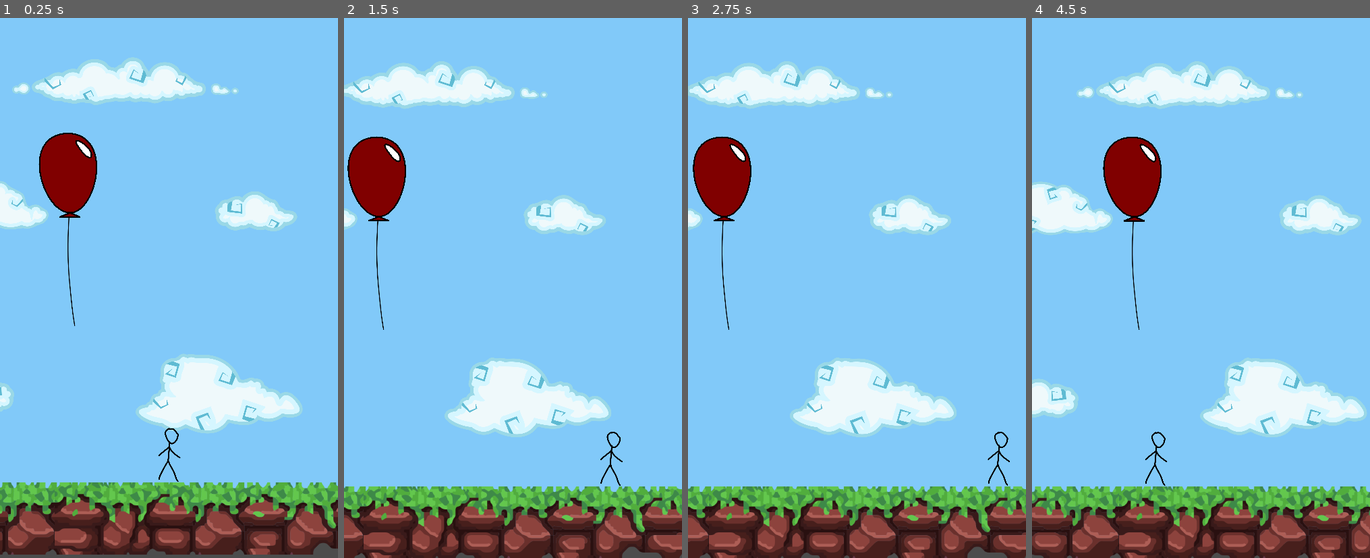
Above: before the commit, frames 1-4 (left to right).
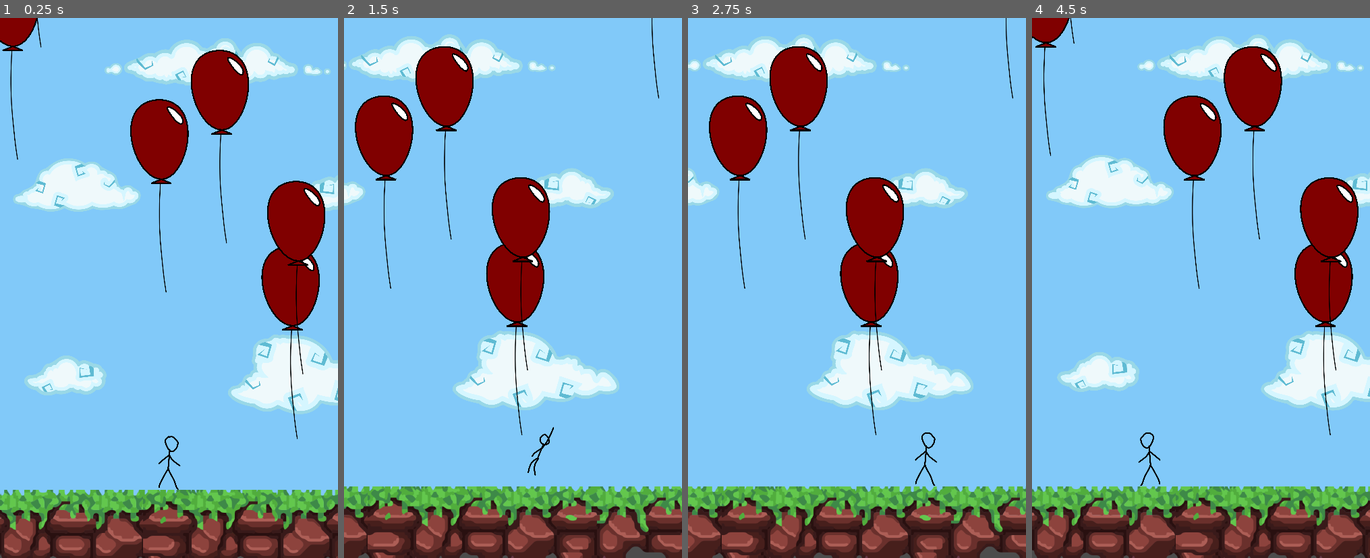
Above: after the commit, the same moments.

Repository: balloonjump/godot-balloon-jump
Game: Godot game, scene res://Main/Main.tscn
The game is run twice, just before and just after one commit, with the same random seed, the same clock (stepped at 60 frames per second) and the same inputs.
Inputs:
- Up to frame 1 (0.25 s): no input
- Up to frame 2 (1.5 s): hold Right (ui_right) 0.53-1.28 s; hold Left (ui_left) from 1.28 s (still down)
- Up to frame 3 (2.75 s): release Left (ui_left) at 2.03 s; hold Right (ui_right) from 2.03 s (still down)
- Up to frame 4 (4.5 s): release Right (ui_right) at 2.78 s; hold Up (ui_up) 2.78-3.53 s; hold Left (ui_left) from 3.53 s (still down)

The runs differ from the first frame. In frame 1, 35% of the frame differs, in the area x 0-100%, y 0-100%; in frame 2, 24%; in frame 3, 27%; in frame 4, 33%.

Commit message:
improved jumping mechanics

Diff:
--- /dev/null
+++ b/Balloon/Balloon.gd
@@ -0,0 +1,39 @@
+tool
+extends Area2D
+
+var balloon_radius = 100
+var string_length = 300
+var stroke_width = 8
+
+
+func _ready() -> void:
+	pass
+
+
+func _draw() -> void:
+	_drawBalloonString()
+	_drawRegularBalloon()
+
+
+func _drawBalloonString() -> void:
+	var from = Vector2(0, 0)
+	var to = Vector2(0, string_length)
+	var color = Color(0.0, 0.0, 0.0)
+	draw_line(from, to, color, stroke_width)
+
+
+func _drawRegularBalloon() -> void:
+
+	# Draw Outline of Balloon
+	draw_circle(
+		Vector2(0.0, 0.0),
+		balloon_radius,
+		Color(0.0, 0.0, 0.0)
+	)
+
+	# Draw Inside of Balloon
+	draw_circle(
+		Vector2(0.0, 0.0),
+		balloon_radius - stroke_width,
+		Color(1.0, 0.0, 0.0)
+	)
--- a/Balloon/Balloon.tscn
+++ b/Balloon/Balloon.tscn
@@ -17,9 +17,14 @@
 } ]
 
 [sub_resource type="RectangleShape2D" id=2]
-extents = Vector2( 17.2489, 98.329 )
+extents = Vector2( 40.6618, 80.6519 )
 
-[node name="Balloon" type="Area2D"]
+[node name="Balloon" type="Area2D" groups=[
+"balloon",
+]]
+__meta__ = {
+"_edit_group_": true
+}
 
 [node name="String" type="Sprite" parent="."]
 position = Vector2( 5.25, 141.5 )
@@ -32,5 +37,5 @@
 animation = "normal"
 
 [node name="CollisionShape2D" type="CollisionShape2D" parent="."]
-position = Vector2( 2.55859, 184.762 )
+position = Vector2( -0.506474, 254.672 )
 shape = SubResource( 2 )
--- a/Camera2D.gd
+++ /dev/null
@@ -1,9 +0,0 @@
-extends Camera2D
-
-
-func _ready():
-	pass
-
-
-func _process():
-	pass
--- a/Main/Main.gd
+++ b/Main/Main.gd
@@ -1,6 +1,21 @@
 extends Node2D
 
+export var first_balloon_y = -500
+export var balloon_spacing_y_min = -100
+export var balloon_spacing_y_max = -200
+
+var Balloon = preload("res://Balloon/Balloon.tscn")
+
+var next_balloon_y: int
+
+
 func _ready():
+
+	randomize()
+
+	# ---------------------------------------------------------------------
+	# Determine Play Area
+	# ---------------------------------------------------------------------
 
 	# The Ground Determines the dimensions of the play area
 	# which determines the min/max of the player's position.
@@ -24,5 +39,36 @@
 	$Player/Camera2D.limit_bottom = $Ground.position.y + ground_half_height
 
 
-func _process(delta):
+	# ---------------------------------------------------------------------
+	# When the Game Starts
+	# ---------------------------------------------------------------------
+
+	gamereset()
+
+
+
+func gamereset():
+	spawnInitialBallons()
+
+
+func spawnInitialBallons():
+	next_balloon_y = first_balloon_y
+	var min_x = $Player.min_position_x
+	var max_x = $Player.max_position_x
+	for i in range(10):
+		var bal = Balloon.instance()
+		add_child(bal)
+		bal.position.x = int(rand_range(min_x, max_x))
+		bal.position.y = next_balloon_y
+		next_balloon_y += int(rand_range(balloon_spacing_y_min, balloon_spacing_y_max))
+
+
+
+
+# ---------------------------------------------------------------------
+# Proccessing
+# ---------------------------------------------------------------------
+
+
+func _physics_process(delta: float) -> void:
 	pass
--- a/Main/Main.tscn
+++ b/Main/Main.tscn
@@ -1,10 +1,9 @@
-[gd_scene load_steps=6 format=2]
+[gd_scene load_steps=5 format=2]
 
 [ext_resource path="res://Main/Main.gd" type="Script" id=1]
 [ext_resource path="res://assets/background/cloudy_background.svg" type="Texture" id=2]
 [ext_resource path="res://Player/Player.tscn" type="PackedScene" id=3]
 [ext_resource path="res://Ground/Ground.tscn" type="PackedScene" id=4]
-[ext_resource path="res://Balloon/Balloon.tscn" type="PackedScene" id=5]
 
 [node name="Main" type="Node2D"]
 script = ExtResource( 1 )
@@ -14,25 +13,21 @@
 }
 
 [node name="background1" type="Sprite" parent="."]
-position = Vector2( 370, -574.918 )
+position = Vector2( 0, -1140 )
 scale = Vector2( 0.3, 0.3 )
 texture = ExtResource( 2 )
+centered = false
 
 [node name="background2" type="Sprite" parent="."]
-position = Vector2( 369.8, -1700.28 )
+position = Vector2( 0, -2273 )
 scale = Vector2( 0.3, 0.3 )
 texture = ExtResource( 2 )
+centered = false
 
 [node name="Player" parent="." instance=ExtResource( 3 )]
 position = Vector2( 480.225, -497.114 )
 scale = Vector2( 0.25, 0.25 )
-_state_jumping_counter_max = 25
 
 [node name="Ground" parent="." instance=ExtResource( 4 )]
-position = Vector2( 378.956, -53.1875 )
-
-[node name="Balloon" parent="." groups=[
-"balloon",
-] instance=ExtResource( 5 )]
-position = Vector2( 262.892, -783.453 )
+position = Vector2( 566.767, 5.49792 )
 [connection signal="area_entered" from="Player" to="Player" method="_on_Player_area_entered"]
--- a/Player/Player.gd
+++ b/Player/Player.gd
@@ -19,15 +19,19 @@
 # Collision Variables, changed when the player is colliding with
 # a balloon string.
 
-var has_balloon_collision = false
 var the_balloon_im_holding: Area2D
+var the_balloon_i_jumped_from: Area2D
+var jump_used_up = false
 
 # Cooldowns
 # When a cooldown is 0, it has already finished "cooling"
 # Anything above 0 is considered "hot".
 # Each of the cooldowns is decremented by 1 per physics frame.
 
-var cooldown_after_grab_ends = 0
+var cooldowns = {
+	after_grab_ends = 0,
+	after_grab_begins = 0,
+}
 
 
 # ================================================
@@ -49,16 +53,16 @@
 func _ready():
 	position.y = max_position_y
 	_state_machine_ready()
-	print("Ready: Player")
-	print("the_balloon_im_holding:", the_balloon_im_holding)
+
+func _process(delta):
+	_process_sideways_movement(delta)
 
 
 func _physics_process(delta):
 	_state_machine_process()
-	_process_sideways_movement()
-	if cooldown_after_grab_ends > 0:
-		cooldown_after_grab_ends -= 1
-
+	for k in cooldowns.keys():
+		if cooldowns[k] > 0:
+			cooldowns[k] -= 1
 
 
 # ================================================
@@ -67,11 +71,17 @@
 
 # TODO: MOVE THESE INTO THE STATE MACHINE WHEN IT MAKES SENSE!
 
-func _process_sideways_movement():
+func _process_sideways_movement(delta):
+	var curr_speed = 0
+	if cooldowns.after_grab_begins > 5:
+		return
 	if Input.is_action_pressed("ui_right"):
-		position.x += speed_x
+		curr_speed += speed_x
+		$AnimatedSprite.flip_h = false
 	if Input.is_action_pressed("ui_left"):
-		position.x -= speed_x
+		curr_speed -= speed_x
+		$AnimatedSprite.flip_h = true
+	position.x += curr_speed * delta * 60
 	position.x = clamp(position.x, min_position_x, max_position_x)
 
 
@@ -129,8 +139,9 @@
 		_next_state = STATE_STANDING
 	if (
 		_current_state != STATE_GRABBING
-		and cooldown_after_grab_ends == 0
-		and has_balloon_collision
+		and cooldowns.after_grab_ends <= 0
+		and the_balloon_im_holding != null
+		and the_balloon_im_holding != the_balloon_i_jumped_from
 	):
 		_next_state = STATE_GRABBING
 
@@ -141,6 +152,7 @@
 
 func _state_standing_enter():
 	$AnimatedSprite.animation = "default"
+	jump_used_up = false
 
 
 func _state_standing_update():
@@ -157,13 +169,14 @@
 # State: Jumping
 # ================================================
 
-export var _state_jumping_counter_max = 30
+var _state_jumping_counter_max = 25
 var _state_jumping_counter = 0
 
 
 func _state_jumping_enter():
 	$AnimatedSprite.animation = "jump"
 	_state_jumping_counter = 0
+	jump_used_up = true
 
 
 func _state_jumping_update():
@@ -175,7 +188,6 @@
 
 
 func _state_jumping_exit():
-	# print("JUMP ^^^ = ", _state_jumping_counter)
 	pass
 
 
@@ -192,9 +204,14 @@
 func _state_falling_update():
 	_state_falling_counter += 1
 	position.y += speed_y_falling
+	if (
+		Input.is_action_pressed("ui_up")
+		and not jump_used_up
+	):
+		_next_state = STATE_JUMPING
+
 
 func _state_falling_exit():
-	# print("fall down counter = ", _state_falling_counter)
 	pass
 
 
@@ -203,19 +220,29 @@
 # ================================================
 
 func _state_grabbing_enter():
-	print("grabbing: enter")
+	$AnimatedSprite.animation = "grab"
+	cooldowns.after_grab_begins = 10
+	jump_used_up = false
+
 
 func _state_grabbing_update():
-	if not the_balloon_im_holding.overlaps_area(self.get_node(".")):
-		has_balloon_collision = false
+	if (
+		the_balloon_im_holding == null
+		or not the_balloon_im_holding.overlaps_area(self.get_node("."))
+	):
 		_next_state = STATE_FALLING
+
+	if (
+		Input.is_action_pressed("ui_up")
+		and cooldowns.after_grab_begins <= 0
+	):
+		the_balloon_i_jumped_from = the_balloon_im_holding
+		_next_state = STATE_JUMPING
 
 
 func _state_grabbing_exit():
 	the_balloon_im_holding = null
-	cooldown_after_grab_ends = 10
-	print("grabbing: exit")
-
+	cooldowns.after_grab_ends = 5
 
 
 
@@ -223,15 +250,11 @@
 # Signal Callbacks
 # ================================================
 
-func _on_Balloon_area_entered(area: Area2D):
-	has_balloon_collision = true
-	print("you just collided with: ", area.get_instance_id(), "and you are overlapping with: ", get_node(".").get_overlapping_areas())
-	if the_balloon_im_holding == null:
-		the_balloon_im_holding = area
-
-
-
-func _on_Player_area_entered(area: Area2D):
+func _on_Player_area_entered(area: Area2D) -> void:
 	if "balloon" in area.get_groups():
 		the_balloon_im_holding = area
-		has_balloon_collision = true
+
+
+func _on_Player_area_exited(area: Area2D) -> void:
+	if area == the_balloon_i_jumped_from:
+		the_balloon_i_jumped_from = null
--- a/Player/Player.tscn
+++ b/Player/Player.tscn
@@ -1,8 +1,9 @@
-[gd_scene load_steps=6 format=2]
+[gd_scene load_steps=7 format=2]
 
 [ext_resource path="res://Player/Player.gd" type="Script" id=1]
 [ext_resource path="res://assets/player/svgs/stand.svg" type="Texture" id=2]
 [ext_resource path="res://assets/player/svgs/jump.svg" type="Texture" id=3]
+[ext_resource path="res://assets/player/svgs/grab_left.svg" type="Texture" id=4]
 
 [sub_resource type="SpriteFrames" id=1]
 animations = [ {
@@ -15,10 +16,15 @@
 "loop": true,
 "name": "jump",
 "speed": 5.0
+}, {
+"frames": [ ExtResource( 4 ) ],
+"loop": true,
+"name": "grab",
+"speed": 5.0
 } ]
 
 [sub_resource type="RectangleShape2D" id=2]
-extents = Vector2( 129.419, 254.802 )
+extents = Vector2( 116.167, 250.027 )
 
 [node name="Player" type="Area2D"]
 script = ExtResource( 1 )
@@ -26,6 +32,7 @@
 [node name="AnimatedSprite" type="AnimatedSprite" parent="."]
 position = Vector2( 14, 0 )
 frames = SubResource( 1 )
+animation = "grab"
 
 [node name="Camera2D" type="Camera2D" parent="."]
 position = Vector2( 0, -100 )
@@ -35,4 +42,6 @@
 smoothing_enabled = true
 
 [node name="CollisionShape2D" type="CollisionShape2D" parent="."]
+position = Vector2( 1.65393, 1.65399 )
 shape = SubResource( 2 )
+[connection signal="area_exited" from="." to="." method="_on_Player_area_exited"]
--- a/cloudy_background2.gd
+++ /dev/null
@@ -1 +0,0 @@
-extends Sprite
